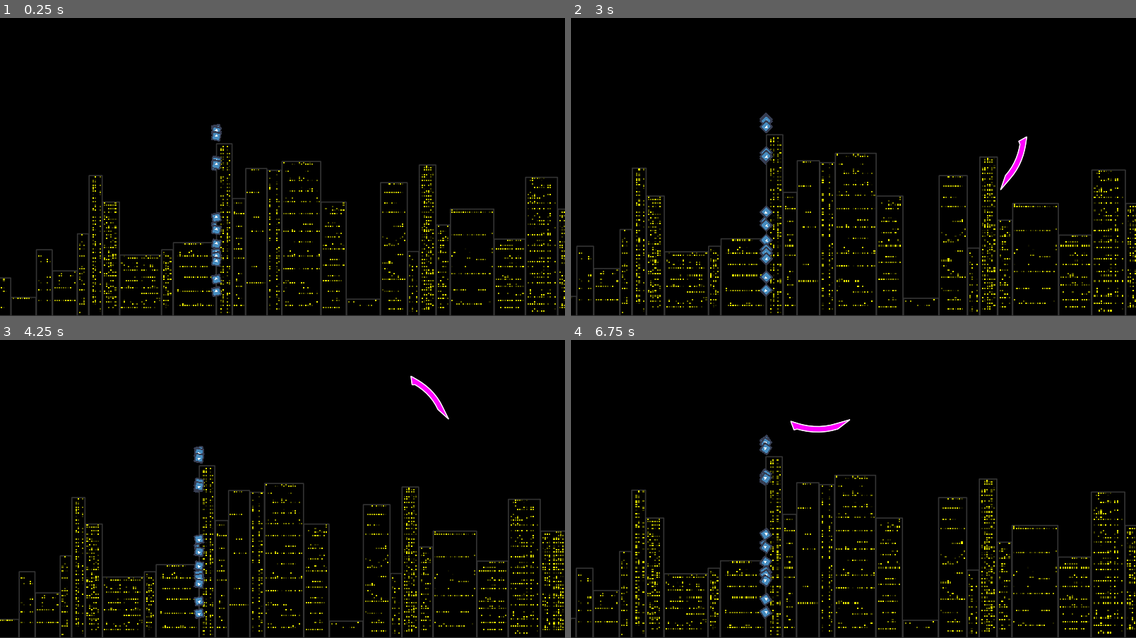
Above: before the commit, frames 1-4 (two rows, left to right).
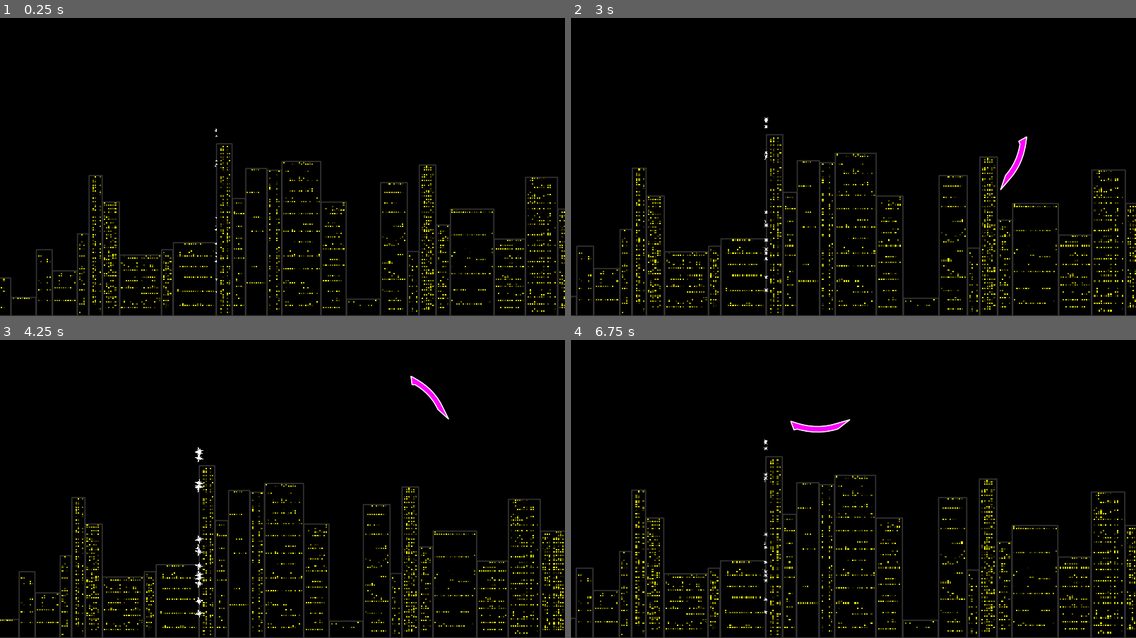
Above: after the commit, the same moments.

Repository: elektito/wyrmsim
Game: Godot game, scene res://World.tscn
The game is run twice, just before and just after one commit, with the same random seed, the same clock (stepped at 60 frames per second) and the same inputs. The engine's default icon, where the game draws it, is replaced by a stand-in: a white triangle on a blue panel in a dark square.
Inputs (mouse positions are in pixels of both pictures, inside the frame that each line leads up to):
- Up to frame 1 (0.25 s): no input
- Up to frame 2 (3 s): move the mouse to (977, 140) at 0.52 s; hold W (up) 0.53-1.28 s; tap one key every 0.75 s from 0.6 s: N (add_segment) D (remove_segment) . (step) Mouse wheel up (zoom_in); move the mouse to (740, 172) at 1.27 s; hold S (down) 1.28-2.03 s; move the mouse to (910, 86) at 2.02 s; hold W (up) from 2.03 s (still down); move the mouse to (825, 220) at 2.77 s
- Up to frame 3 (4.25 s): move the mouse to (452, 527) at 3.52 s; release W (up) at 3.53 s; hold A (left) from 3.53 s (still down); tap Mouse wheel down (zoom_out) at 3.6 s
- Up to frame 4 (6.75 s): move the mouse to (684, 432) at 4.27 s; tap one key every 0.75 s from 4.35 s: N (add_segment) D (remove_segment) . (step) Mouse wheel up (zoom_in); move the mouse to (881, 480) at 5.02 s; release A (left) at 5.03 s; hold S (down) 5.03-5.78 s; move the mouse to (768, 399) at 5.77 s; hold W (up) from 5.78 s (still down); move the mouse to (977, 462) at 6.52 s

The runs differ from the first frame. In frame 1, 0.5% of the frame differs, in the area x 37-40%, y 35-94%; in frame 2, 0.6%, in the area x 33-36%, y 31-94%; in frame 3, 0.5%; in frame 4, 0.6%.

Commit message:
Change collectible sprite

Diff:
--- a/Collectible.gd
+++ b/Collectible.gd
@@ -12,6 +12,8 @@
 
 func _physics_process(delta):
 	rotation += rotation_dir * rotation_speed * delta
+	var phase = abs(sin(OS.get_ticks_msec() * 0.001)) * 0.8 + 0.2
+	scale = Vector2(phase, phase)
 
 
 func _on_Collectible_area_entered(area):
--- a/Collectible.tscn
+++ b/Collectible.tscn
@@ -1,17 +1,18 @@
 [gd_scene load_steps=4 format=2]
 
-[ext_resource path="res://icon.png" type="Texture" id=1]
+[ext_resource path="res://assets/gfx/collectible.png" type="Texture" id=1]
 [ext_resource path="res://Collectible.gd" type="Script" id=2]
 
 [sub_resource type="RectangleShape2D" id=1]
 extents = Vector2( 31, 31 )
 
 [node name="Collectible" type="Area2D"]
+collision_layer = 2
 monitorable = false
-collision_layer = 2
 script = ExtResource( 2 )
 
 [node name="sprite" type="Sprite" parent="."]
+scale = Vector2( 0.3, 0.3 )
 texture = ExtResource( 1 )
 
 [node name="shape" type="CollisionShape2D" parent="."]
Binary file added: assets/gfx/collectible.png
Not shown, added: assets/gfx/collectible.png.import
Not shown, changed: licenses.txt
